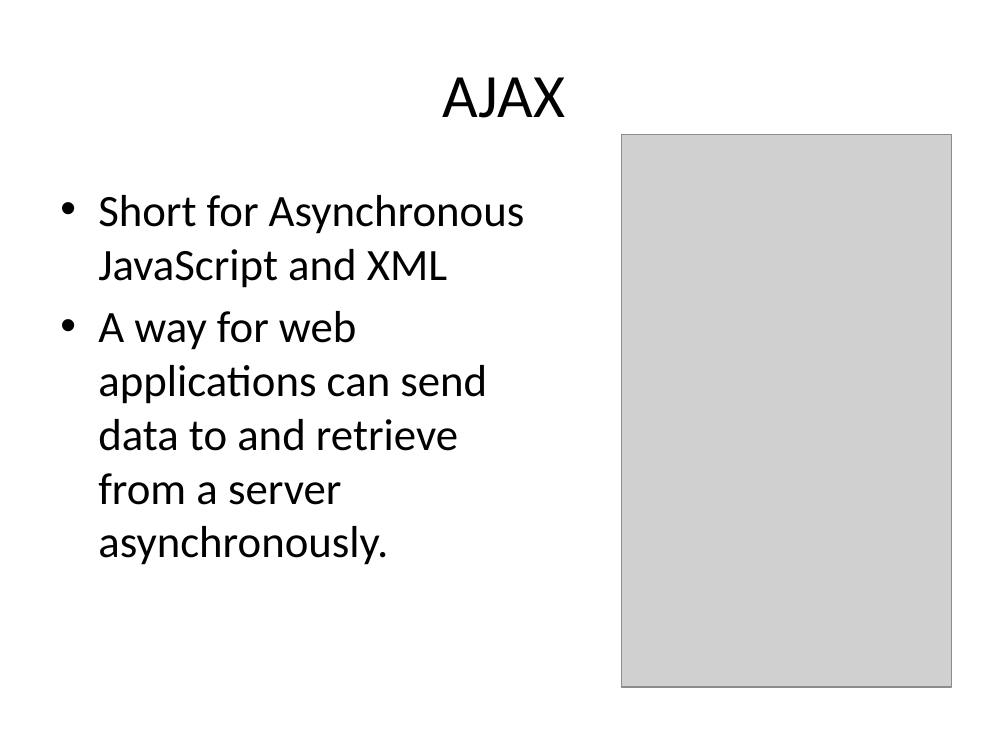
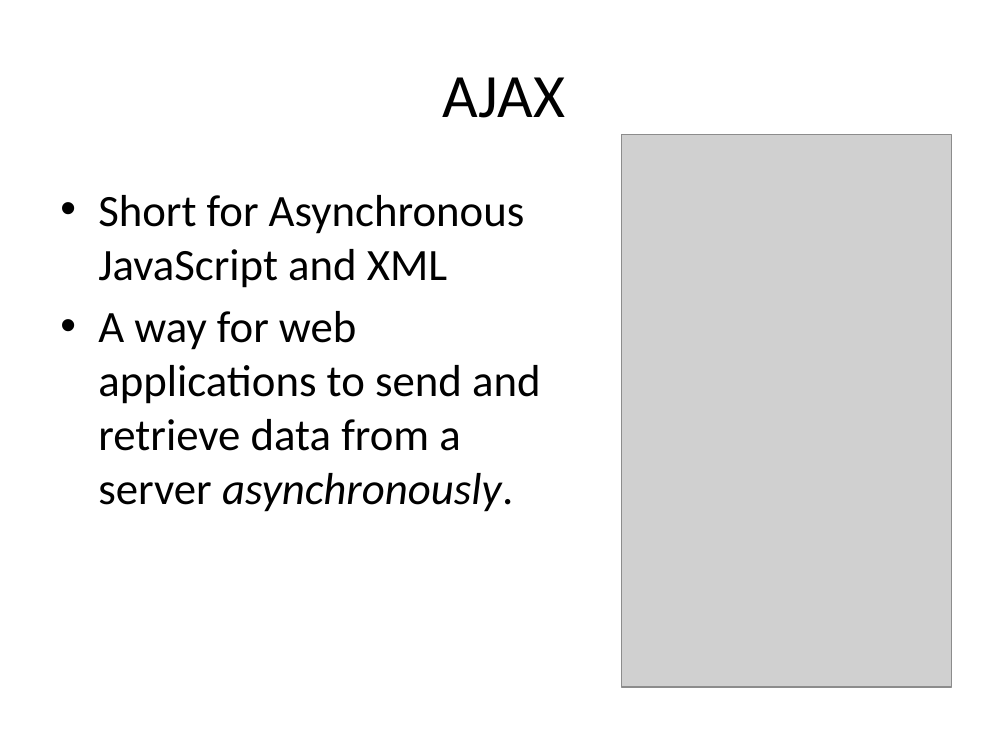
Before and after one commit to dejanvasic85/js-presentation, a slide deck: slide 5 of Michael/WebBasics/Web Basics.pptx. Drawn at 1008x756 pixels with LibreOffice and Linux fonts; fonts in the diff are those of the drawing; grey boxes stand for pictures. Boxes give left, top, right and bottom in pixels: in the first picture for what was removed or moved away, otherwise in the second. Text is boxed around its words. In the diff, an @@ line names an element or a change of style, - is before the commit and + after.

Commit message:
made some fixes to the presentations and typos

```diff
--- a/Michael/WebBasics/Web Basics.pptx
+++ b/Michael/WebBasics/Web Basics.pptx
@@ text at (98,311,541,512): text changed @@
-• A way for web applications can send data to and retrieve from a server asynchronously.
+• A way for web applications to send and retrieve data from a server asynchronously.
```
Also in this commit, not shown: 2 other slides changed, 9 other files.
